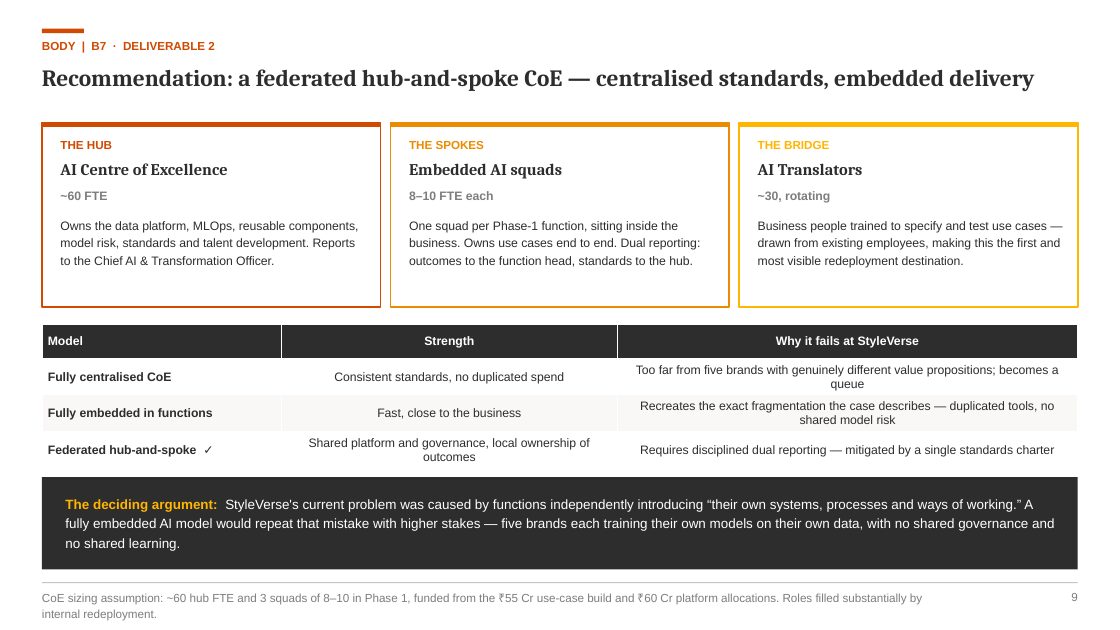
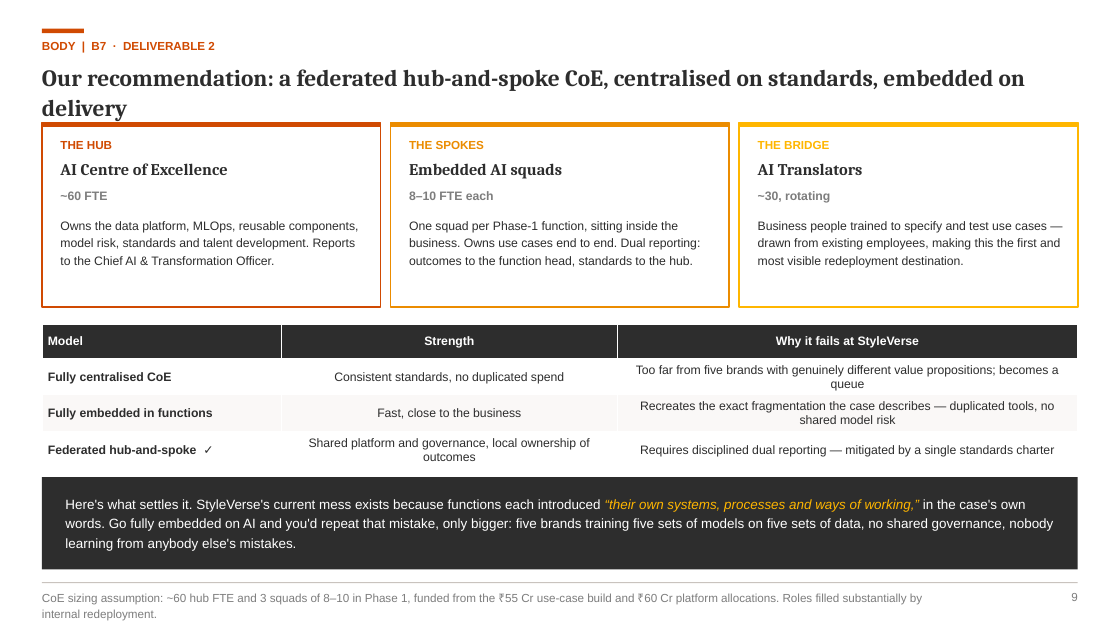
Before and after one commit to Annie2026PGP/CaseComp, a slide deck: slide 10 of cases/2026-08-pwc-challenge-8-styleverse/deck/PwC_Challenge8_StyleVerse_RanjanaMainani.pptx. Drawn at 1120x630 pixels with LibreOffice and Linux fonts; fonts in the diff are those of the drawing. Boxes give left, top, right and bottom in pixels: in the first picture for what was removed or moved away, otherwise in the second. Text is boxed around its words. In the diff, an @@ line names an element or a change of style, - is before the commit and + after.

```diff
--- a/cases/2026-08-pwc-challenge-8-styleverse/deck/PwC_Challenge8_StyleVerse_RanjanaMainani.pptx
+++ b/cases/2026-08-pwc-challenge-8-styleverse/deck/PwC_Challenge8_StyleVerse_RanjanaMainani.pptx
@@ text at bbox=[42, 69, 1025, 121]: text changed @@
-Recommendation: a federated hub-and-spoke CoE — centralised standards, embedded delivery
+Our recommendation: a federated hub-and-spoke CoE, centralised on standards, embedded on delivery
@@ text at bbox=[65, 499, 1053, 551]: text changed @@
-The deciding argument: StyleVerse's current problem was caused by functions independently introducing “their own systems, processes and ways of working.” A fully embedded AI model would repeat that mistake with higher stakes — five brands each training their own models on their own data, with no shared governance and no shared learning.
+Here's what settles it. StyleVerse's current mess exists because functions each introduced “their own systems, processes and ways of working,” in the case's own words. Go fully embedded on AI and you'd repeat that mistake, only bigger: five brands training five sets of models on five sets of data, no shared governance, nobody learning from anybody else's mistakes.
```
Also in this commit, not shown: 13 other slides changed, 2 other files.
